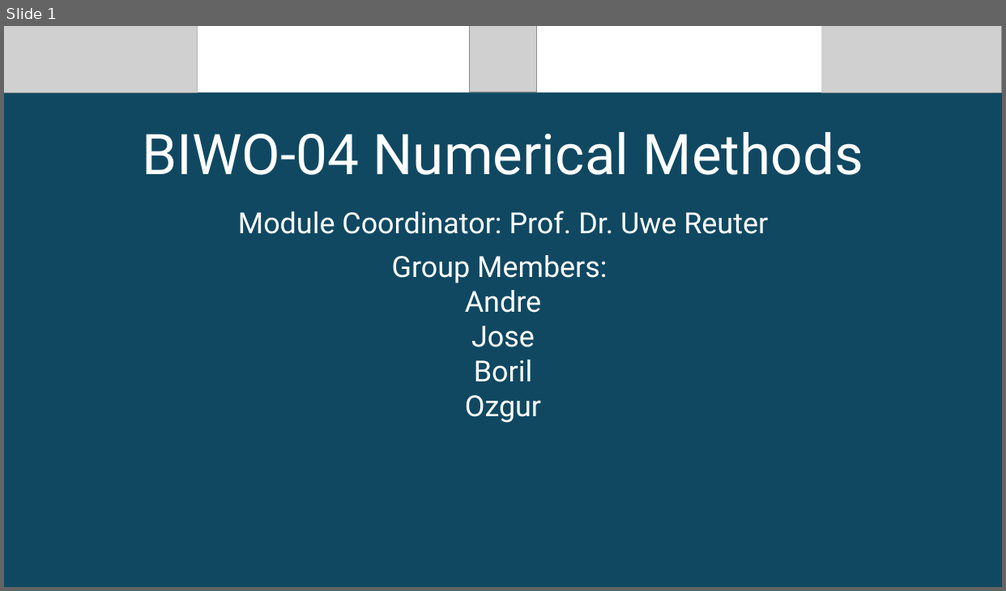
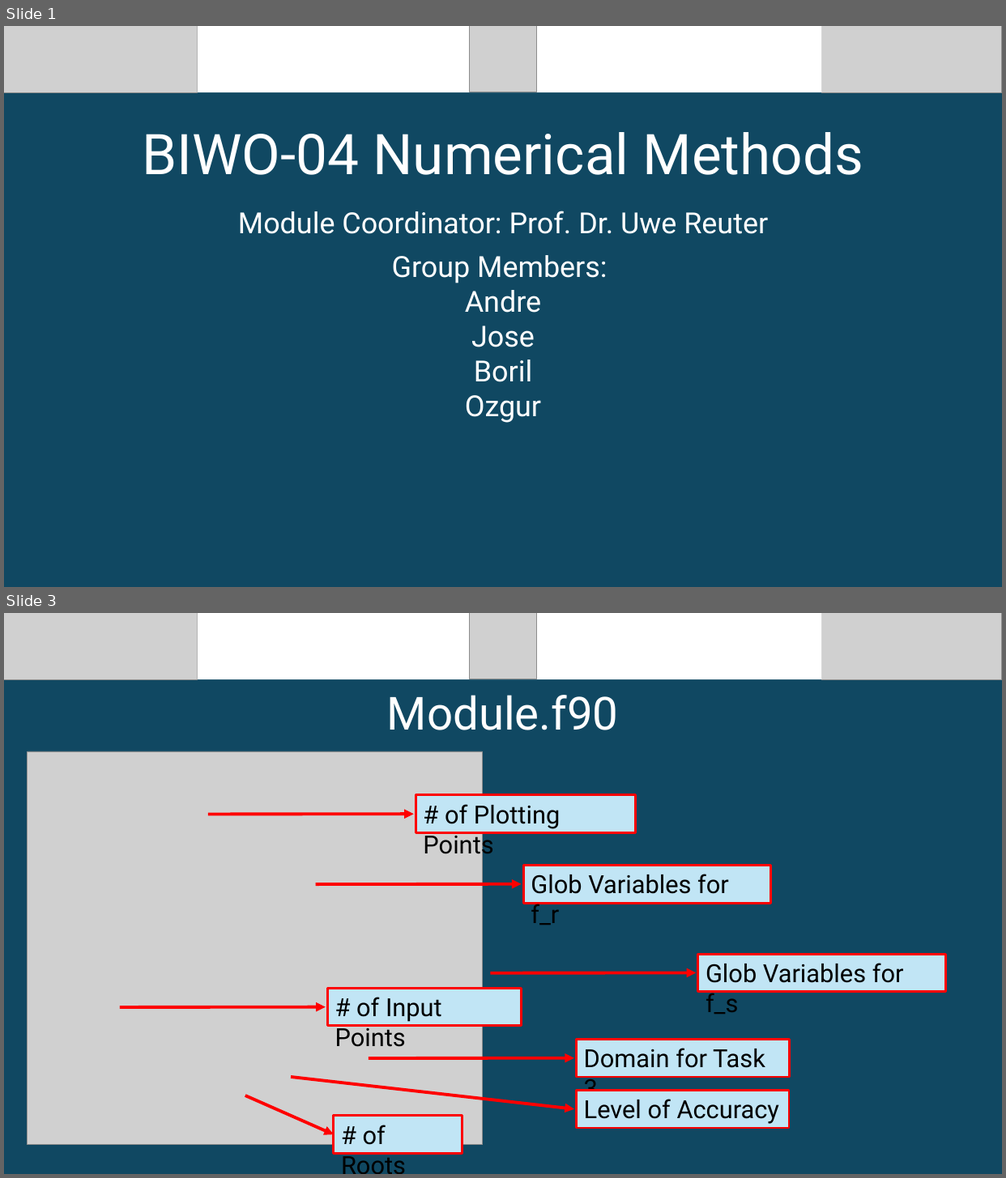
Before and after one commit to bornesko/Numerical_Methods, a slide deck: Defence.pptx. Shown one above the other, each under a label of ours: slide 1 before the commit, slides 1 and 3 after it; the slides between them are not shown. The pictures are 1006x591 and 1006x1178 pixels, drawn with LibreOffice and Linux fonts; fonts in the diff are those of the drawing; grey boxes stand for pictures. Boxes give left, top, right and bottom in pixels: in the first picture for what was removed or moved away, otherwise in the second. Text is boxed around its words. In the diff, an @@ line names an element or a change of style, - is before the commit and + after.

```diff
--- a/Defence.pptx
+++ b/Defence.pptx
@@ slide 3 added at box(4, 613, 1002, 1174), background #104862 @@
@@ picture added at box(4, 613, 197, 679) @@
@@ rectangle added at box(197, 613, 821, 679), fill #FFFFFF @@
@@ picture added at box(470, 613, 536, 679) @@
@@ picture added at box(822, 613, 1002, 679) @@
@@ text added at box(387, 695, 619, 730), 44 pt, text #FFFFFF @@
+Module.f90
@@ picture added at box(27, 752, 483, 1145) @@
@@ rectangle added at box(415, 795, 635, 833), fill #C1E5F5, outline #FF0000 2.25 pt, 24 pt, text #000000 @@
+# of Plotting Points
@@ arrow added from (208, 815) to (414, 815), #FF0000 3 pt @@
@@ rectangle added at box(523, 865, 771, 903), fill #C1E5F5, outline #FF0000 2.25 pt, 24 pt, text #000000 @@
+Glob Variables for f_r
@@ arrow added from (315, 884) to (522, 884), #FF0000 3 pt @@
@@ arrow added from (491, 973) to (696, 973), #FF0000 3 pt @@
@@ rectangle added at box(698, 954, 946, 992), fill #C1E5F5, outline #FF0000 2.25 pt, 24 pt, text #000000 @@
+Glob Variables for f_s
@@ rectangle added at box(327, 988, 522, 1025), fill #C1E5F5, outline #FF0000 2.25 pt, 24 pt, text #000000 @@
+# of Input Points
@@ arrow added from (120, 1007) to (325, 1007), #FF0000 3 pt @@
@@ rectangle added at box(577, 1040, 790, 1077), fill #C1E5F5, outline #FF0000 2.25 pt, 24 pt, text #000000 @@
+Domain for Task 3
@@ arrow added from (368, 1059) to (574, 1059), #FF0000 3 pt @@
@@ arrow added from (245, 1096) to (334, 1135), #FF0000 3 pt @@
@@ arrow added from (291, 1077) to (574, 1110), #FF0000 3 pt @@
@@ rectangle added at box(577, 1091, 790, 1128), fill #C1E5F5, outline #FF0000 2.25 pt, 24 pt, text #000000 @@
+Level of Accuracy
@@ rectangle added at box(334, 1116, 462, 1153), fill #C1E5F5, outline #FF0000 2.25 pt, 24 pt, text #000000 @@
+# of Roots
```
Also in this commit, not shown: 5 slides changed, 2 other slides added, 1 slide removed, 14 other files.
